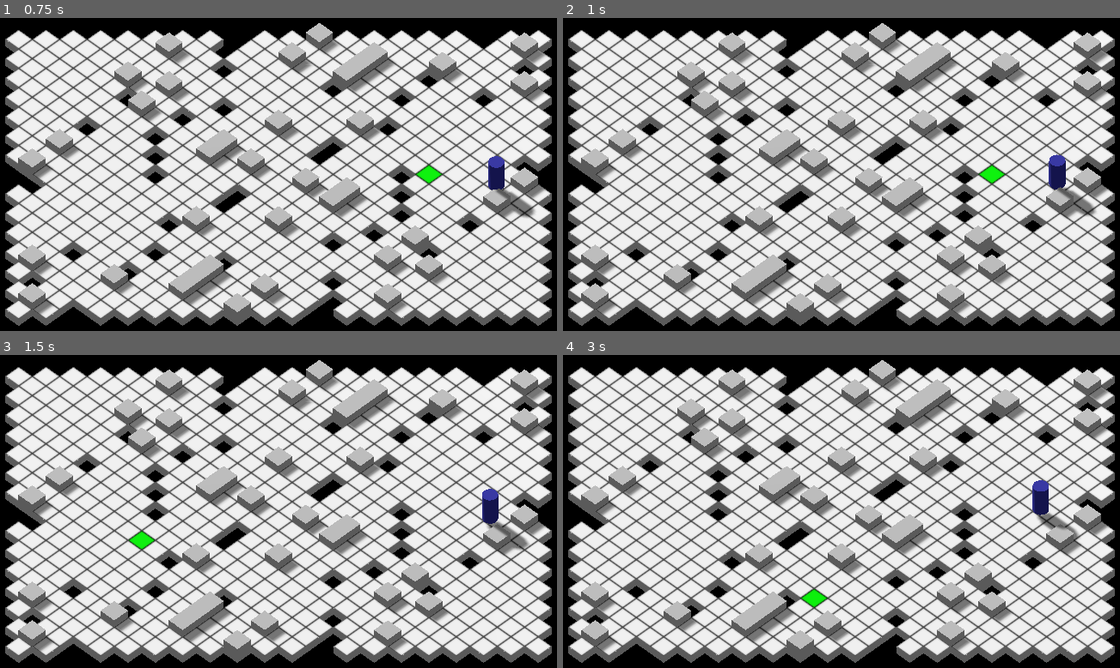
Above: before the commit, frames 1-4 (two rows, left to right).
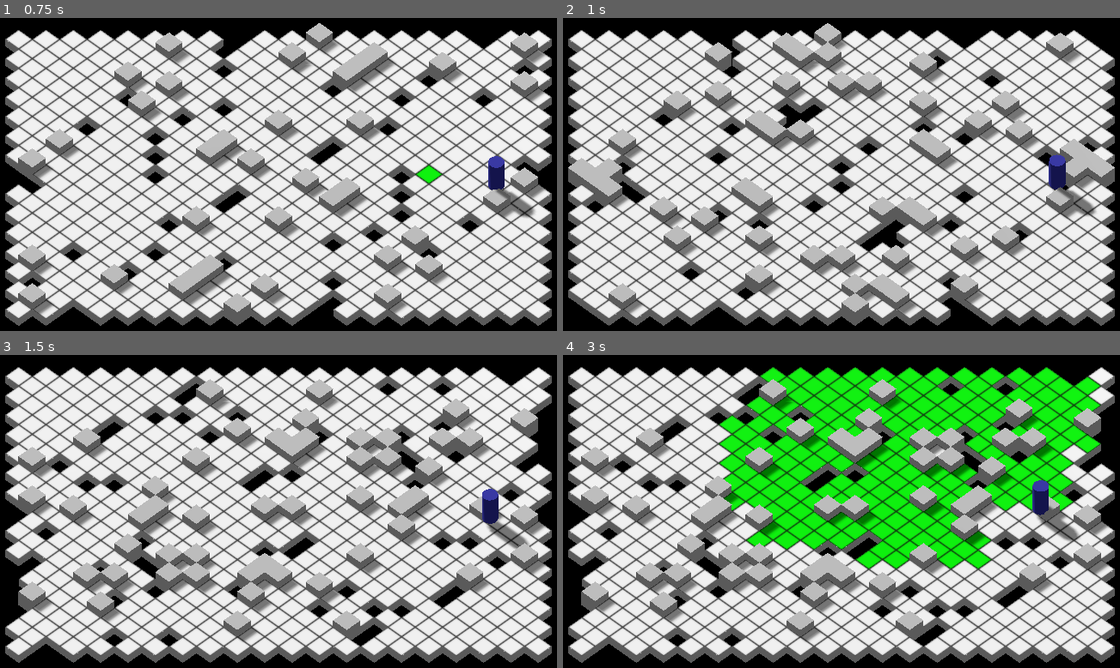
Above: after the commit, the same moments.

Repository: CarlCochet/MotA
Game: Godot game, scene res://Scenes/Arena3D.tscn
Same seed, same stepped clock (60 frames per second), same inputs: the game is played once before the commit and once after it.
Inputs (mouse positions are in pixels of both pictures, inside the frame that each line leads up to):
- Up to frame 1 (0.75 s): tap Enter at 0.5 s; move the mouse to (428, 168) at 0.52 s; tap 1 at 0.6 s; click (428, 168) at 0.67 s
- Up to frame 2 (1 s): tap 4 at 0.8 s
- Up to frame 3 (1.5 s): move the mouse to (139, 542) at 1.27 s; tap 4 at 1.35 s; click (139, 542) at 1.42 s
- Up to frame 4 (3 s): tap 0 at 1.55, 2.1 s; move the mouse to (908, 439) at 2.02 s; click (908, 439) at 2.17 s; tap 2 at 2.3, 2.85 s; move the mouse to (808, 599) at 2.77 s; click (808, 599) at 2.92 s

Frame 1 is identical in both runs. In frame 2, 31% of the frame differs, in the area x 0-100%, y 1-99%; in frame 3, 33%; in frame 4, 51%.
Error after the commit: Invalid get index 'id' (on base: 'previously freed instance'). (res://Scripts/Pathfinder3D.gd:97)

Commit message:
Line of Sight and global pathfinding

Diff:
--- a/Scripts/Arena3D.gd
+++ b/Scripts/Arena3D.gd
@@ -5,6 +5,7 @@
 var tile
 var obstacle
 var pathfinder
+var los
 var display_mode
 var map
 var tile_instances
@@ -19,14 +20,21 @@
 
 	map_size = 35
 	tile_instances = []
+	display_mode = 0
 
 	tile = load("res://Scenes/Tile.tscn")
 	obstacle = load("res://Scenes/Obstacle.tscn")
 
 	pathfinder = get_node("Pathfinder")
+	los = get_node("LoS")
 	camera = get_node("Camera")
 
 	generate_map()
+
+
+func reset_tools_state():
+	pathfinder.reset_state()
+	los.reset_state()
 
 
 func generate_map():
@@ -108,13 +116,31 @@
 					instance.connect("tile_left", self, "mouse_out_tile")
 
 	pathfinder.set_tiles(tile_instances)
+	los.set_tiles(tile_instances)
 
 
 func mouse_in_tile(tile_instance):
 	target_tile = tile_instance
+	display_map()
 
 func mouse_out_tile(tile_instance):
 	target_tile = tile_instance
+
+
+func display_map():
+	if display_mode == 0:
+		pathfinder.compute_path(target_tile.id)
+		pathfinder.display_path()
+
+	if display_mode == 1:
+		pathfinder.set_start(target_tile)
+		pathfinder.get_all_path(15)
+		pathfinder.display_all_path()
+
+	if display_mode == 2:
+		los.set_start(target_tile)
+		los.get_all_los(40)
+		los.display_all_los()
 
 
 #func _process(_delta: float) -> void:
@@ -124,27 +150,30 @@
 func _input(event):
 	if event is InputEventMouseButton:
 		if target_tile:
-			pathfinder.set_start(target_tile.id)
-			pathfinder.compute_path(target_tile.id)
-			pathfinder.display_path()
+			pathfinder.set_start(target_tile)
+			display_map()
 
-	if event is InputEventMouseMotion:
-		if target_tile:
-			pathfinder.compute_path(target_tile.id)
-			pathfinder.display_path()
+#	if event is InputEventMouseMotion:
+#		if target_tile:
+#			pathfinder.compute_path(target_tile.id)
+#			pathfinder.display_path()
 
 	if event is InputEventKey:
 		if event.pressed and event.scancode == KEY_ESCAPE:
 			get_tree().quit()
 
-		if event.pressed and event.scancode == KEY_0:
+		if event.pressed and event.scancode == KEY_1:
 			display_mode = 0
-			print(display_mode)
-		if event.pressed and event.scancode == KEY_1:
-			display_mode = 1
+			reset_tools_state()
 			print(display_mode)
 		if event.pressed and event.scancode == KEY_2:
-			display_mode = 2
+			display_mode = 1
+			reset_tools_state()
 			print(display_mode)
 		if event.pressed and event.scancode == KEY_3:
+			display_mode = 2
+			reset_tools_state()
+			print(display_mode)
+		if event.pressed and event.scancode == KEY_4:
+			reset_tools_state()
 			generate_map()
--- a/Scripts/LoS3D.gd
+++ b/Scripts/LoS3D.gd
@@ -3,36 +3,109 @@
 
 var start
 var tiles
+var map_size
+var pos_in_sight
+var previous_pos_in_sight
+var all_los
+var previous_all_los
 
 
 func _ready() -> void:
 	start = Vector2(1, 15)
 	tiles = []
+	pos_in_sight = []
+	previous_pos_in_sight = []
+	all_los = []
+	previous_all_los = []
 
 
 func reset_state():
-	pass
+	for pos in all_los:
+		tiles[pos.x][pos.y].change_color(Color(1, 1, 1))
+
+	start = Vector2(1, 15)
+	pos_in_sight = []
+	previous_pos_in_sight = []
+	all_los = []
+	previous_all_los = []
+
+func set_start(tile):
+	start = tile.pos
 
 
-func set_start():
-	pass
-
-
-func set_tiles():
-	pass
+func set_tiles(new_tiles):
+	tiles = new_tiles
+	map_size = len(tiles)
+	print("Tiles format: [", len(tiles), ",", len(tiles[0]), "]")
 
 
 func display_all_los():
-	pass
+	for pos in previous_all_los:
+		tiles[pos.x][pos.y].change_color(Color(1, 1, 1))
+
+	for pos in all_los:
+		tiles[pos.x][pos.y].change_color(Color(0, 0, 1))
 
 
 func display_los():
-	pass
+	for pos in previous_pos_in_sight:
+		tiles[pos.x][pos.y].change_color(Color(1, 1, 1))
+
+	for pos in pos_in_sight:
+		tiles[pos.x][pos.y].change_color(Color(0, 0, 1))
 
 
-func get_all_los():
-	pass
+func get_all_los(max_range: int):
+	var pos
+	previous_all_los = all_los
+	all_los = []
+
+	var start_time = OS.get_ticks_usec()
+
+	for x in range(-max_range, max_range):
+		for y in range(-max_range, max_range):
+			pos = Vector2(start.x + x, start.y + y)
+
+			if pos.x >= 0 and pos.y >= 0 and pos.x < map_size and pos.y < map_size:
+				if abs(x) + abs(y) <= max_range:
+					var valid = compute_los(pos)
+
+					for point in pos_in_sight:
+						if not (point in all_los):
+							all_los.append(point)
+
+	print(OS.get_ticks_usec() - start_time, "µs")
 
 
-func compute_los():
-	pass
+func compute_los(target: Vector2):
+	pos_in_sight = []
+
+	var d = Vector2(abs(start.x - target.x), abs(start.y - target.y))
+	var pos = start
+	var n = d.x + d.y
+	var vector = Vector2(1 if target.x > start.x else -1, 1 if target.y > start.y else -1)
+	var error = d.x - d.y
+	d *= 2
+
+	while n > 0:
+		if error > 0:
+			pos.x += vector.x
+			error -= d.y
+		elif error == 0:
+			pos += vector
+			n -= 1
+			error += d.x - d.y
+		else:
+			pos.y += vector.y
+			error += d.x
+
+		if pos.x >= 0 and pos.x < map_size and pos.y >= 0 and pos.y < map_size:
+			if tiles[pos.x][pos.y]:
+				if tiles[pos.x][pos.y].type == "Obstacle":
+					break
+				elif tiles[pos.x][pos.y].type == "Tile":
+					pos_in_sight.append(pos)
+		n -= 1
+
+#	print(pos_in_sight)
+	return pos.x == target.x and pos.y == target.y
--- a/Scripts/Obstacle.gd
+++ b/Scripts/Obstacle.gd
@@ -16,8 +16,3 @@
 func change_color(new_color):
 	material.albedo_color = new_color
 	get_node("Top").set_material(material)
-
-
-# Called every frame. 'delta' is the elapsed time since the previous frame.
-#func _process(delta: float) -> void:
-#	pass
--- a/Scripts/Pathfinder3D.gd
+++ b/Scripts/Pathfinder3D.gd
@@ -2,32 +2,57 @@
 
 
 var astar
-var start_id
+var start
 var previous_path
 var path
 var tiles
+var map_size
+var all_possible_moves
+var all_previous_possible_moves
 
 
 func _ready() -> void:
 	astar = AStar2D.new()
-	start_id = 50
 	previous_path = []
 	path = []
+	all_possible_moves = []
+	all_previous_possible_moves = []
 
 
 func reset_state():
-	pass
+	for pos in all_possible_moves:
+		tiles[pos.x][pos.y].change_color(Color(1, 1, 1))
+
+	for pos in path:
+		tiles[pos.x][pos.y].change_color(Color(1, 1, 1))
+
+	previous_path = []
+	path = []
+	all_possible_moves = []
+	all_previous_possible_moves = []
 
 
-func set_start(id: int):
-	start_id = id
+func get_id_from_pos(pos: Vector2) -> int:
+	var id
+	if tiles:
+		id = pos.x * map_size + pos.y
+	return id
+
+
+func set_start(tile):
+	start = tile
 
 func set_tiles(new_tiles):
 	tiles = new_tiles
+	map_size = len(tiles)
 
 
 func display_all_path():
-	pass
+	for pos in all_previous_possible_moves:
+		tiles[pos.x][pos.y].change_color(Color(1, 1, 1))
+
+	for pos in all_possible_moves:
+		tiles[pos.x][pos.y].change_color(Color(0, 1, 0))
 
 
 func display_path():
@@ -38,10 +63,35 @@
 		tiles[pos.x][pos.y].change_color(Color(0, 1, 0))
 
 
-func get_all_path():
-	pass
+func get_all_path(max_move: int):
+	var pos
+	var id
+	var temp_path
+
+	all_previous_possible_moves = all_possible_moves
+	all_possible_moves = []
+
+	var start_time = OS.get_ticks_usec()
+
+	for x in range(-max_move, max_move):
+		for y in range(-max_move, max_move):
+			pos = Vector2(start.pos.x + x, start.pos.y + y)
+
+			if pos.x >= 0 and pos.y >= 0 and pos.x < map_size and pos.y < map_size:
+				if abs(x) + abs(y) <= max_move:
+					id = get_id_from_pos(pos)
+					if astar.has_point(id):
+						temp_path = astar.get_point_path(start.id, id)
+
+						if len(temp_path) < max_move:
+							for point in temp_path:
+								if not (point in all_possible_moves):
+									all_possible_moves.append(point)
+
+	print(OS.get_ticks_usec() - start_time, "µs")
 
 
 func compute_path(id: int):
-	previous_path = path
-	path = astar.get_point_path(start_id, id)
+	if start:
+		previous_path = path
+		path = astar.get_point_path(start.id, id)
--- a/Scripts/Tile.gd
+++ b/Scripts/Tile.gd
@@ -42,9 +42,7 @@
 
 
 func _tile_hovered():
-#	change_color(Color(0, 1, 0))
 	emit_signal("tile_hovered", self)
 
 func _tile_left():
-#	change_color(Color(1, 1, 1))
 	emit_signal("tile_left", self)
--- a/project.godot
+++ b/project.godot
@@ -21,8 +21,8 @@
 
 [display]
 
-window/size/width=1280
-window/size/height=720
+window/size/width=1600
+window/size/height=900
 window/size/resizable=false
 window/size/borderless=true
 
